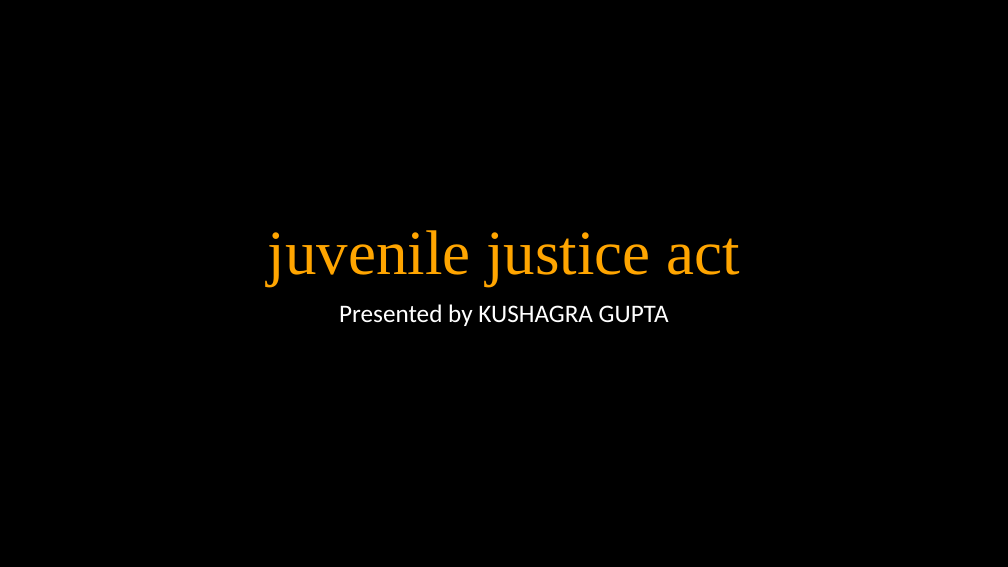
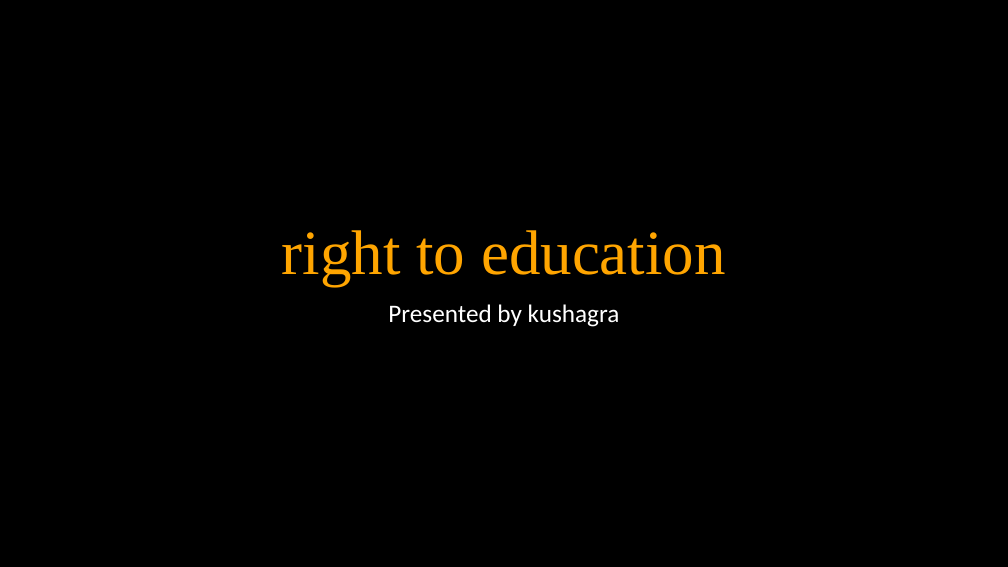
Before and after one commit to quirkycoder6/Rights-Rise2, a slide deck: slide 1 of PowerPoint_Generator/myapp/generated/generated_presentation.pptx. Drawn at 1008x567 pixels with LibreOffice and Linux fonts; fonts in the diff are those of the drawing. Boxes give left, top, right and bottom in pixels: in the first picture for what was removed or moved away, otherwise in the second. Text is boxed around its words. In the diff, an @@ line names an element or a change of style, - is before the commit and + after.

```diff
--- a/PowerPoint_Generator/myapp/generated/generated_presentation.pptx
+++ b/PowerPoint_Generator/myapp/generated/generated_presentation.pptx
@@ title at (282,230,726,286): text changed @@
-juvenile justice act
+right to education
@@ subtitle at (388,304,620,327): text changed @@
-Presented by KUSHAGRA GUPTA
+Presented by kushagra
```
Also in this commit, not shown: 2 other slides changed, 18 other files.
